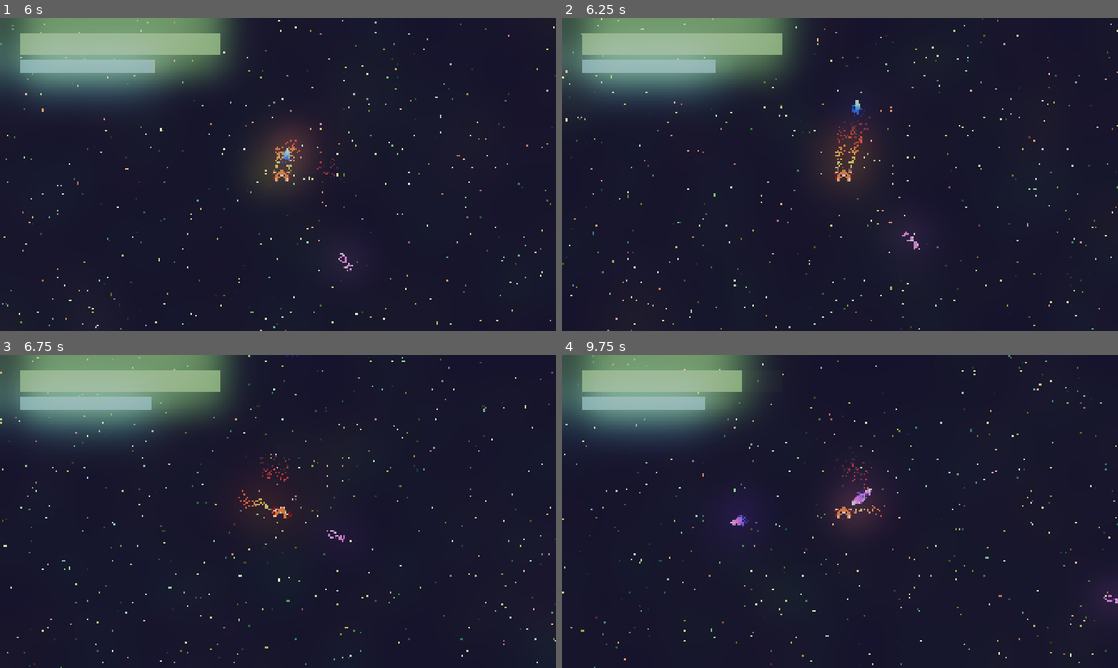
Above: before the commit, frames 1-4 (two rows, left to right).
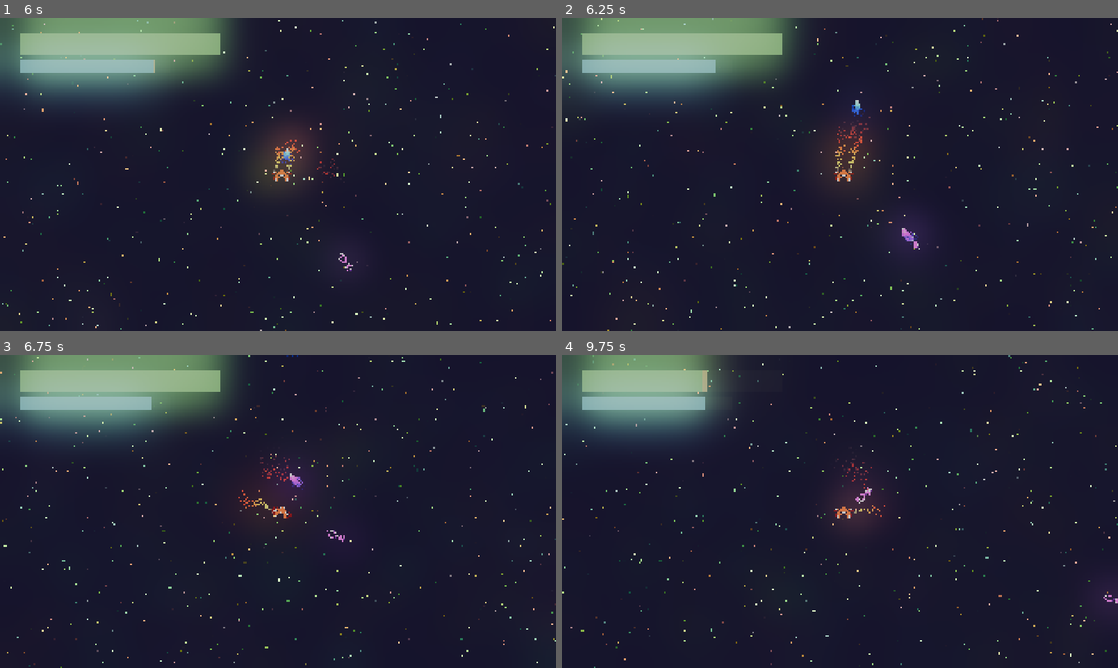
Above: after the commit, the same moments.

Repository: Lunix-420/OrbitOfPain
Game: Godot game, scene res://scenes/World.tscn
Two runs of this game, one before a commit and one after it. Both use one fixed random seed, a clock stepped at 60 frames per second and the inputs below. Sound files missing from this copy of the repository are replaced by a short silence.
Inputs:
- Up to frame 1 (6 s): click "START" at 0.5 s; hold D (move_right) 1.28-2.03 s; tap Space (action_shoot) at 1.35, 3.6, 5.85 s; hold S (move_backwards) 2.03-2.78 s; tap E (move_turn_ccw) at 2.1 s; hold D (move_right) 2.78-3.53 s; hold Q (move_turn_cw) 2.78-3.53 s; hold W (move_forward) 3.53-4.28 s; hold E (move_turn_ccw) 4.28-5.03 s; hold A (move_left) 4.28-5.78 s; tap Q (move_turn_cw) at 5.1 s; hold S (move_backwards) from 5.78 s (still down)
- Up to frame 2 (6.25 s): keep holding S (move_backwards)
- Up to frame 3 (6.75 s): release S (move_backwards) at 6.53 s; hold D (move_right) from 6.53 s (still down); tap E (move_turn_ccw) at 6.6 s
- Up to frame 4 (9.75 s): release D (move_right) at 7.28 s; hold W (move_forward) 7.28-8.03 s; hold Q (move_turn_cw) 7.28-8.03 s; hold D (move_right) 8.03-8.78 s; tap Space (action_shoot) at 8.1 s; hold S (move_backwards) 8.78-9.53 s; hold E (move_turn_ccw) 8.78-9.53 s; hold A (move_left) from 9.53 s (still down); tap Q (move_turn_cw) at 9.6 s

Frame 1 is identical in both runs. In frame 2, less than 0.1% of the frame differs, in the area x 61-65%, y 67-73%; in frame 3, less than 0.1%; in frame 4, 2.0%, in the area x 23-56%, y 0-55%.

Commit message:
feat: Implement player death

Diff:
--- a/scripts/enemy.gd
+++ b/scripts/enemy.gd
@@ -3,23 +3,28 @@
 @onready var explosion: GPUParticles2D = get_node("Explosion")
 
 const EXPLOSION_GAIN: float = -0.0
+const SPEED = 10000.0
+const ATTACK_TIMEOUT = 1.5
 
 var player: CharacterBody2D
-var shoot_timer: float = -5.0
+var shoot_timer: float = -3.0
+
 
 func _ready():
 	player = get_node("../Player")
 
 func _physics_process(delta: float) -> void:
+	if not GlobalState.game_started:
+		return
 	var direction = global_position.direction_to(player.global_position)
-	velocity = direction * 10000.0 * delta
+	velocity = direction * SPEED * delta
 	rotation = direction.angle() + PI / 2
 	handle_shooting(delta)
 	move_and_slide()
 
 func handle_shooting(delta: float):
 	shoot_timer += delta
-	if shoot_timer >= 1.0:
+	if shoot_timer >= ATTACK_TIMEOUT:
 		var laser = preload("res://scenes/Laser.tscn").instantiate()
 		laser.rotation = rotation
 		laser.position = global_position
--- a/scripts/player.gd
+++ b/scripts/player.gd
@@ -1,6 +1,7 @@
 extends CharacterBody2D
 
-# === Enums ===
+#==================================================================================================#
+# Enums
 enum ExhaustDirection {
 	Front,
 	Back,
@@ -8,12 +9,14 @@
 	Right
 }
 
-# === State Variables ===
+#==================================================================================================#
+# State Variables
 var is_dead: bool = false
 var forward_speed: float = 0.0
 var strafe_speed: float = 0.0
 
-# === Movement Config ===
+#==================================================================================================#
+# Movement Config
 const MAX_FORWARD_SPEED = 500.0
 const MAX_BACKWARD_SPEED = 500.0
 const MAX_STRAFE_SPEED = 400.0
@@ -22,16 +25,20 @@
 const ROTATE_SPEED = 4.0
 const FRICTION = 500.0
 
-# === Energy Config ===
+#==================================================================================================#
+# Energy Config
 const BASE_ENERGY_DRAIN = 20.0
 const ENERGY_LOSS = 1000.0
 
-# === Audio Config ===
+#==================================================================================================#
+# Audio Config
 const ENERGY_AUDIO_GAIN_DB = -12.0
 const EXHAUST_AUDIO_GAIN_DB = 0.0
+const EXPLOSION_GAIN = -0.0
 
-# === Nodes ===
-@onready var sprite = $Sprite
+#==================================================================================================#
+# Nodes
+@onready var sprite = get_node("Sprite")
 @onready var shooter = sprite.get_node("Shooter")
 @onready var exhaust_back_left = sprite.get_node("ExhaustBackLeft")
 @onready var exhaust_back_right = sprite.get_node("ExhaustBackRight")
@@ -45,6 +52,7 @@
 @onready var energy_bar: BaseBar = gui.get_node("Energy")
 @onready var energy_audio: AudioStreamPlayer2D = $EnergyAudioPlayer
 @onready var exhaust_audio: AudioStreamPlayer2D = $ExhaustAudioPlayer
+@onready var explosion: GPUParticles2D = get_node("Explosion")
 @export var plasma_scene: PackedScene
 
 #==================================================================================================#
@@ -54,7 +62,7 @@
 	exhaust_audio.volume_db = GlobalState.sfx_volume + EXHAUST_AUDIO_GAIN_DB
 
 func _physics_process(delta: float) -> void:
-	if not GlobalState.game_started or is_dead:
+	if not GlobalState.game_started:
 		return
 	_process_movement(delta)
 	_process_rotation(delta)
@@ -164,7 +172,7 @@
 func loose_health() -> void:
 	health_bar.set_current_value(health_bar.current_value - 200)
 	if health_bar.current_value <= 0:
-		is_dead = true
+		death()
 
 func collect_energy() -> void:
 	energy_bar.set_current_value(energy_bar.current_value + 120)
@@ -173,3 +181,19 @@
 
 func consume_energy(amount: float) -> void:
 	energy_bar.set_current_value(energy_bar.current_value - amount)
+
+func death() -> void:
+	GlobalState.game_started = false
+	sprite.visible = false
+	explode()
+	await get_tree().create_timer(2.0).timeout
+	get_tree().reload_current_scene()
+
+func explode() -> void:
+	var explosion_clone = explosion.duplicate()
+	explosion_clone.emitting = true
+	var sfx_clone = explosion_clone.get_node("Sfx")
+	sfx_clone.volume_db = GlobalState.sfx_volume + EXPLOSION_GAIN
+	get_parent().add_child(explosion_clone)
+	explosion_clone.global_position = global_position
+	sfx_clone.play()
